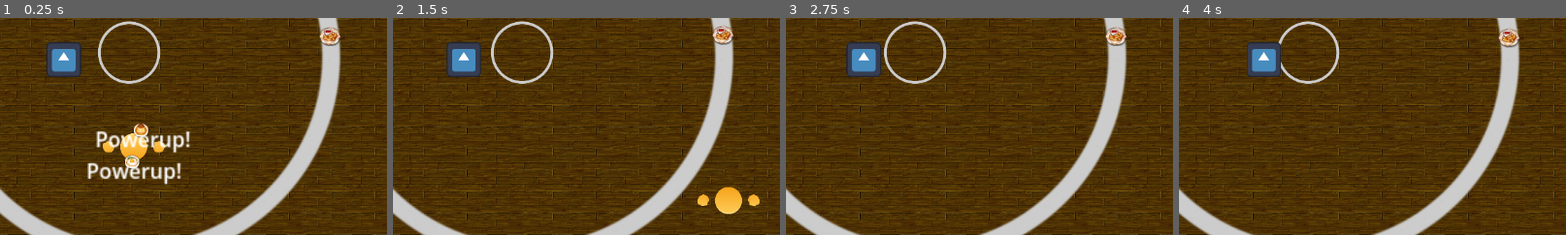
Above: before the commit, frames 1-4 (left to right).
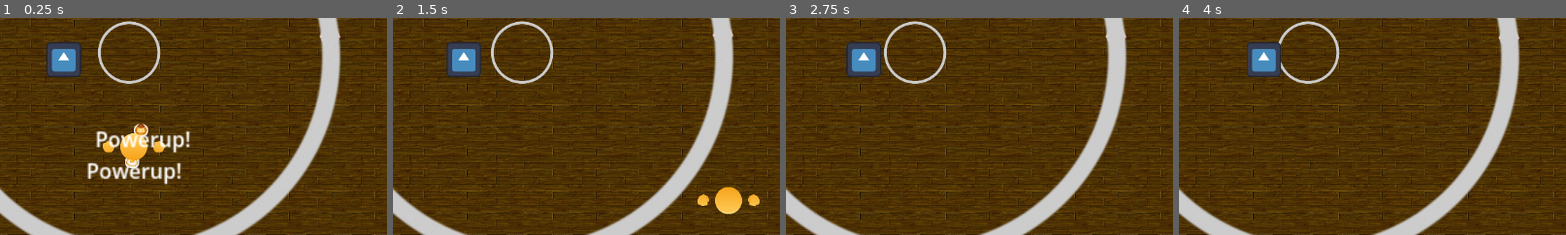
Above: after the commit, the same moments.

Repository: louiidev/ggj24_sumo
Game: Godot game, scene res://Scenes/main.tscn
Two runs of this game, one before a commit and one after it. Both use one fixed random seed, a clock stepped at 60 frames per second and the inputs below. The engine's default icon, where the game draws it, is replaced by a stand-in: a white triangle on a blue panel in a dark square.
Inputs:
- Up to frame 1 (0.25 s): no input
- Up to frame 2 (1.5 s): hold D (right) 0.53-1.28 s; tap Down (look_down) at 0.6 s; hold S (down) from 1.28 s (still down); tap Left (look_left) at 1.35 s
- Up to frame 3 (2.75 s): release S (down) at 2.03 s; hold D (right) from 2.03 s (still down); tap Right (look_right) at 2.1 s
- Up to frame 4 (4 s): release D (right) at 2.78 s; hold W (up) 2.78-3.53 s; tap Up (look_up) at 2.85 s; hold A (left) from 3.53 s (still down); tap Space (tackle) at 3.6 s
The pictures show only the part of the screen within x 35-85%, y 39-89%; the shares and areas given below are measured in that part.

The runs differ from the first frame. In frame 1, 0.4% of the frame differs, in the area x 32-88%, y 4-66%; in frame 2, 0.4%; in frame 3, 0.4%; in frame 4, 0.4%.

Commit message:
fix bug with layering

Diff:
--- a/Scenes/main.tscn
+++ b/Scenes/main.tscn
@@ -23,7 +23,7 @@
 [node name="TileMap" type="TileMap" parent="."]
 tile_set = SubResource("TileSet_omsmi")
 format = 2
-layer_0/z_index = -1
+layer_0/z_index = -2
 layer_0/tile_data = PackedInt32Array(0, 1, 0, 1, 1, 0, 2, 1, 0, 3, 1, 0, 4, 1, 0, 5, 1, 0, 6, 1, 0, 7, 1, 0, 65543, 1,  …(1491 unchanged characters)…
 
 [node name="Boundry" type="Sprite2D" parent="."]
--- a/Scenes/powerup.tscn
+++ b/Scenes/powerup.tscn
@@ -44,6 +44,8 @@
 radius = 17.0294
 
 [node name="Powerup" type="Node2D"]
+z_index = -1
+z_as_relative = false
 script = ExtResource("1_gkr6q")
 
 [node name="Dish" type="Sprite2D" parent="."]
@@ -63,7 +65,8 @@
 
 [node name="Label" type="Label" parent="."]
 visible = false
-z_index = 1
+z_index = 2
+z_as_relative = false
 offset_left = -32.0
 offset_top = -15.0
 offset_right = 42.0
